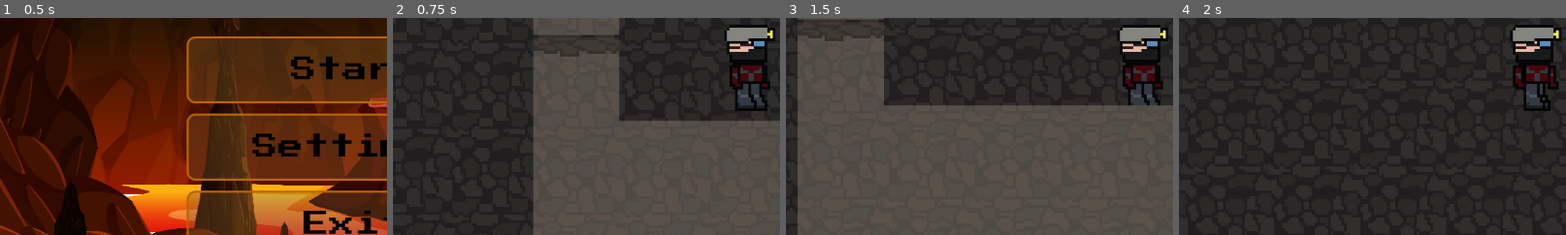
Above: before the commit, frames 1-4 (left to right).
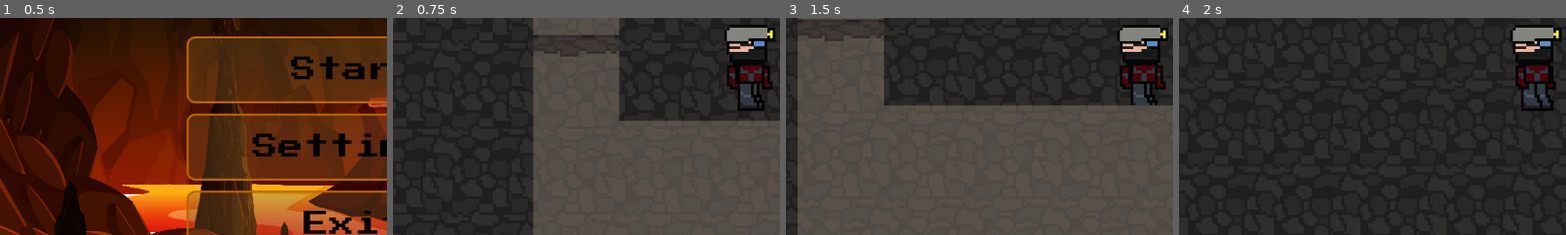
Above: after the commit, the same moments.

Repository: AffanKhan261/Godot_Campfire_Game_Repo
Game: Godot game, scene res://scenes/main_menu.tscn
Two runs of this game, one before a commit and one after it. Both use one fixed random seed, a clock stepped at 60 frames per second and the inputs below.
Inputs:
- Up to frame 1 (0.5 s): no input
- Up to frame 2 (0.75 s): click "Start" at 0.5 s
- Up to frame 3 (1.5 s): hold Right (move_right) from 1.28 s (still down); hold Shift (speed_dash) from 1.28 s (still down)
- Up to frame 4 (2 s): keep holding Right (move_right); keep holding Shift (speed_dash); tap Space (jump) at 1.52 s
The pictures show only the part of the screen within x 4-54%, y 39-88%; the shares and areas given below are measured in that part.

Frame 1 is identical in both runs. In frame 2, 0.8% of the frame differs, in the area x 86-98%, y 21-43%; in frame 3, 0.8%; in frame 4, 0.8%.

Commit message:
Update miner_player.tscn

Diff:
--- a/scenes/miner_player.tscn
+++ b/scenes/miner_player.tscn
@@ -22,11 +22,11 @@
 
 [sub_resource type="AtlasTexture" id="AtlasTexture_agh33"]
 atlas = ExtResource("3_3pmy6")
-region = Rect2(0, 0, 32, 32)
+region = Rect2(32, 0, 32, 32)
 
 [sub_resource type="AtlasTexture" id="AtlasTexture_xrcab"]
 atlas = ExtResource("3_3pmy6")
-region = Rect2(32, 0, 32, 32)
+region = Rect2(0, 0, 32, 32)
 
 [sub_resource type="SpriteFrames" id="SpriteFrames_agh33"]
 animations = [{
Not shown: 1 places in scenes/miner_player.tscn that only renumber resources
